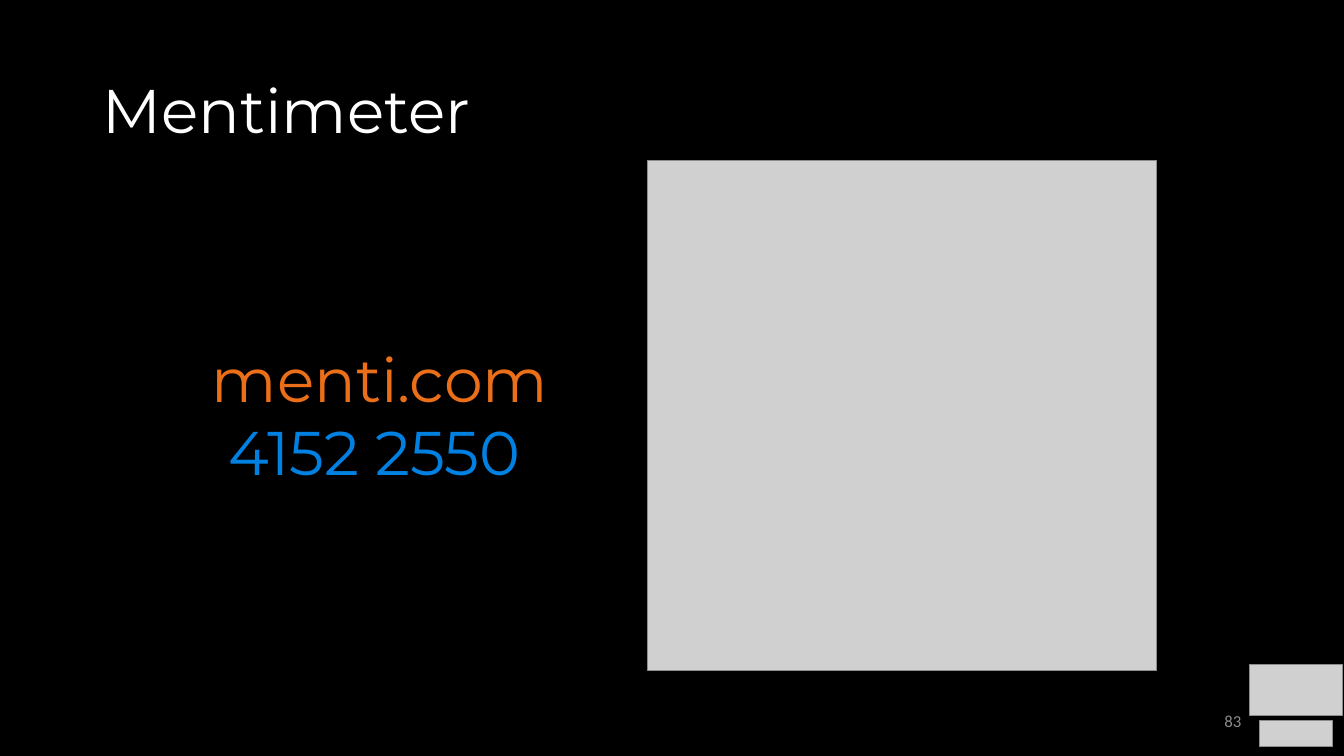
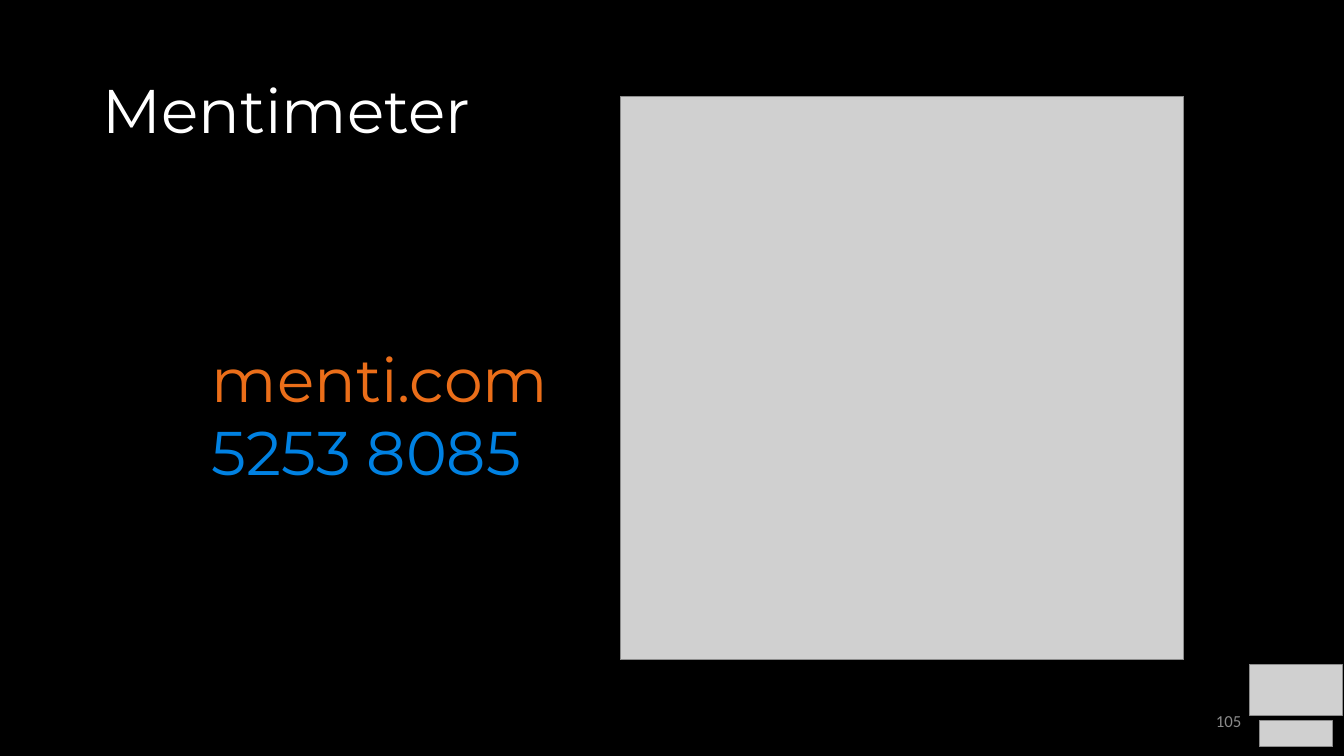
Before and after one commit to COP3530/Instructional-Content, a slide deck: slide 105 of Slides-PPT/4 - Balanced Trees.pptx (slide 83 before the commit). Drawn at 1344x756 pixels with LibreOffice and Linux fonts; fonts in the diff are those of the drawing; grey boxes stand for pictures. Boxes give left, top, right and bottom in pixels: in the first picture for what was removed or moved away, otherwise in the second. Text is boxed around its words. In the diff, an @@ line names an element or a change of style, - is before the commit and + after.

```diff
--- a/Slides-PPT/4 - Balanced Trees.pptx
+++ b/Slides-PPT/4 - Balanced Trees.pptx
@@ picture: place and size @@
-picture at bbox=[647, 160, 1157, 670]
+picture at bbox=[620, 96, 1184, 659]
@@ text at bbox=[212, 431, 521, 476]: text changed @@
-4152 2550
+5253 8085
@@ page number at bbox=[1216, 716, 1241, 727]: text changed @@
-83
+105
```
Also in this commit, not shown: 11 other slides changed, 22 slides added, 1 other file.
